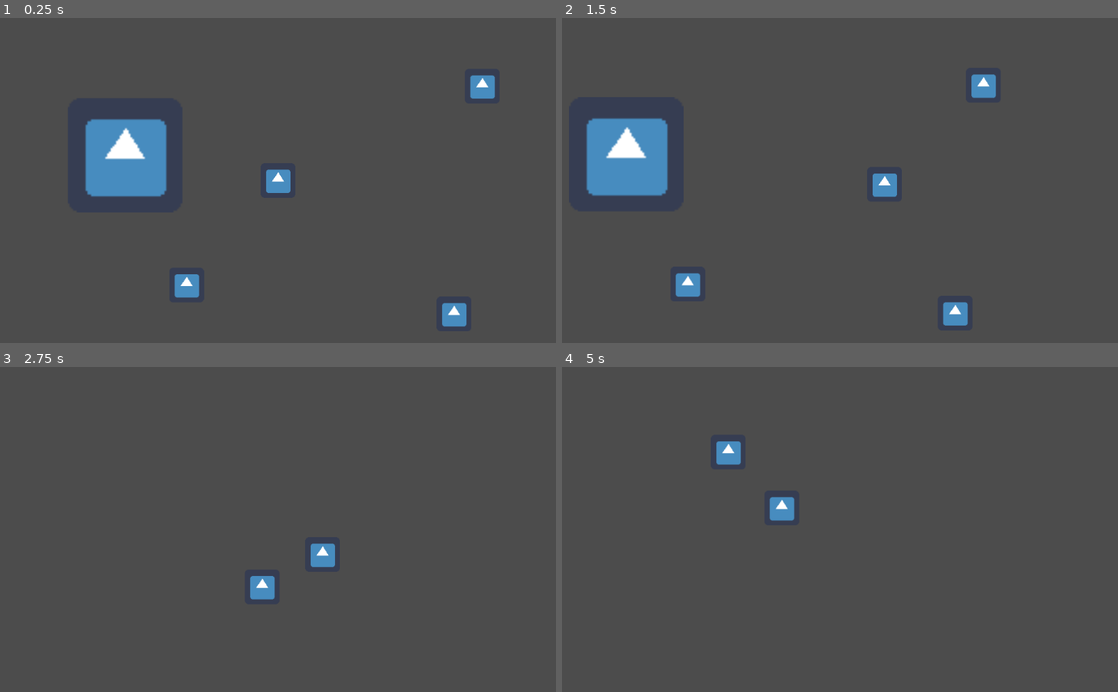
Above: before the commit, frames 1-4 (two rows, left to right).
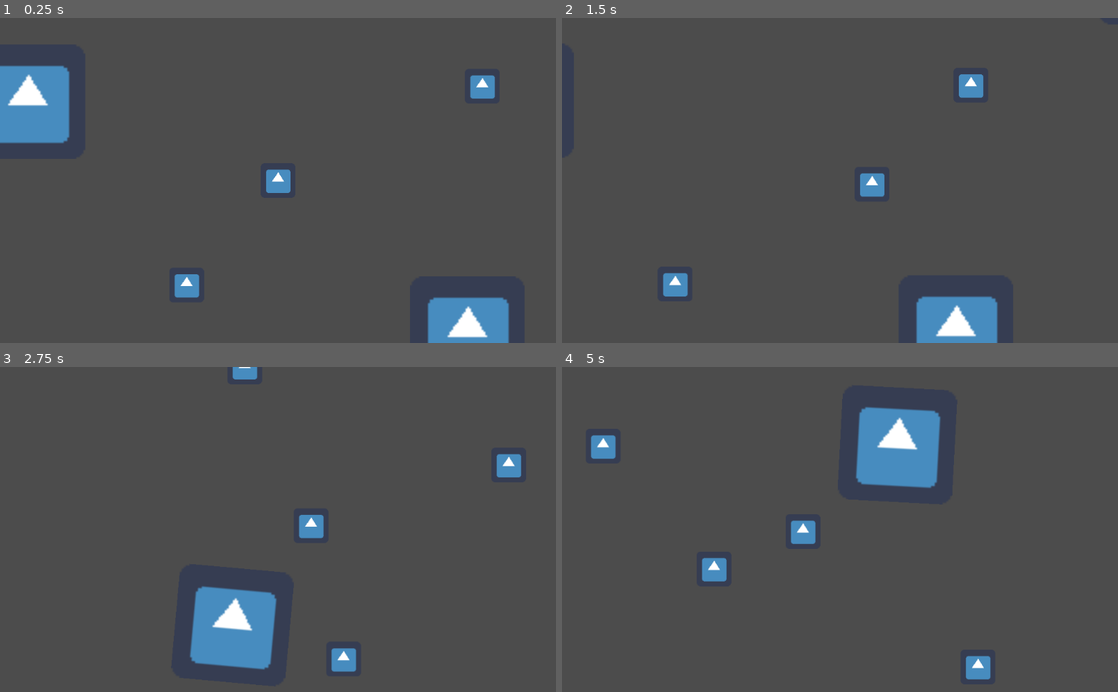
Above: after the commit, the same moments.

Repository: capsey/cube-cube
Game: Godot game, scene res://Scenes/Test Scene.tscn
Two runs of this game, one before a commit and one after it. Both use one fixed random seed, a clock stepped at 60 frames per second and the inputs below. Before the commit the project starts from res://Scenes/Main Scene.tscn. The engine's default icon, where the game draws it, is replaced by a stand-in: a white triangle on a blue panel in a dark square.
Inputs:
- Up to frame 1 (0.25 s): no input
- Up to frame 2 (1.5 s): tap Enter at 0.5 s; hold Right (ui_right) 0.53-1.28 s; hold Down (ui_down) from 1.28 s (still down)
- Up to frame 3 (2.75 s): release Down (ui_down) at 2.03 s; hold Right (ui_right) from 2.03 s (still down)
- Up to frame 4 (5 s): release Right (ui_right) at 2.78 s; hold Up (ui_up) 2.78-3.53 s; hold Left (ui_left) from 3.53 s (still down)

The runs differ from the first frame. In frame 1, 8.4% of the frame differs, in the area x 0-92%, y 14-100%; in frame 2, 6.6%; in frame 3, 5.1%; in frame 4, 5.5%.

Commit message:
Camera changed
> Camera follow script changed from manual to Godot built-in
> Camera changes target position when new cube connected to match center between all cubes
> Physics material added (bouncy!)
> All connected cubes now stored in array

Diff:
--- a/Project/Objects/Component Cube.tscn
+++ b/Project/Objects/Component Cube.tscn
@@ -1,8 +1,9 @@
-[gd_scene load_steps=6 format=2]
+[gd_scene load_steps=7 format=2]
 
 [ext_resource path="res://icon.png" type="Texture" id=1]
 [ext_resource path="res://Scripts/ComponentCube.gd" type="Script" id=2]
 [ext_resource path="res://Objects/Rocket Cube.tscn" type="PackedScene" id=3]
+[ext_resource path="res://default_material.tres" type="PhysicsMaterial" id=4]
 
 [sub_resource type="RectangleShape2D" id=1]
 extents = Vector2( 30, 30 )
@@ -11,6 +12,7 @@
 
 [node name="Component Cube" type="RigidBody2D"]
 mode = 2
+physics_material_override = ExtResource( 4 )
 script = ExtResource( 2 )
 connecting_cube = ExtResource( 3 )
 
--- a/Project/Objects/Player.tscn
+++ b/Project/Objects/Player.tscn
@@ -1,12 +1,14 @@
-[gd_scene load_steps=3 format=2]
+[gd_scene load_steps=4 format=2]
 
 [ext_resource path="res://Scripts/Player.gd" type="Script" id=1]
 [ext_resource path="res://Objects/Rocket Cube.tscn" type="PackedScene" id=2]
+[ext_resource path="res://default_material.tres" type="PhysicsMaterial" id=3]
 
 [node name="Player" type="RigidBody2D"]
 mode = 2
 mass = 0.01
+physics_material_override = ExtResource( 3 )
 script = ExtResource( 1 )
 
-[node name="CollisionShape2D" parent="." instance=ExtResource( 2 )]
+[node name="Rocket Cube" parent="." instance=ExtResource( 2 )]
 player_path = NodePath("..")
--- /dev/null
+++ b/Project/Objects/Test Box.tscn
@@ -0,0 +1,18 @@
+[gd_scene load_steps=4 format=2]
+
+[ext_resource path="res://icon.png" type="Texture" id=1]
+[ext_resource path="res://default_material.tres" type="PhysicsMaterial" id=2]
+
+[sub_resource type="RectangleShape2D" id=1]
+extents = Vector2( 100, 100 )
+
+[node name="Test Box" type="RigidBody2D"]
+mass = 10.0
+physics_material_override = ExtResource( 2 )
+
+[node name="Sprite" type="Sprite" parent="."]
+scale = Vector2( 3.3, 3.3 )
+texture = ExtResource( 1 )
+
+[node name="CollisionShape2D" type="CollisionShape2D" parent="."]
+shape = SubResource( 1 )
--- a/Project/Scenes/Main Scene.tscn
+++ /dev/null
@@ -1,52 +0,0 @@
-[gd_scene load_steps=6 format=2]
-
-[ext_resource path="res://Objects/Component Cube.tscn" type="PackedScene" id=1]
-[ext_resource path="res://icon.png" type="Texture" id=2]
-[ext_resource path="res://Scripts/CameraFollow.gd" type="Script" id=3]
-[ext_resource path="res://Objects/Player.tscn" type="PackedScene" id=4]
-
-[sub_resource type="RectangleShape2D" id=1]
-extents = Vector2( 100, 100 )
-
-[node name="Node2D" type="Node2D"]
-
-[node name="Camera2D" type="Camera2D" parent="."]
-current = true
-script = ExtResource( 3 )
-target_path = NodePath("../Player")
-smoothness = 0.05
-
-[node name="Test Box" type="RigidBody2D" parent="."]
-position = Vector2( -281.651, -46.7194 )
-mode = 2
-mass = 10.0
-
-[node name="Sprite" type="Sprite" parent="Test Box"]
-scale = Vector2( 3.3, 3.3 )
-texture = ExtResource( 2 )
-
-[node name="CollisionShape2D" type="CollisionShape2D" parent="Test Box"]
-shape = SubResource( 1 )
-
-[node name="Player" parent="." instance=ExtResource( 4 )]
-
-[node name="Component Cube" parent="." instance=ExtResource( 1 )]
-position = Vector2( -168.376, 192.999 )
-
-[node name="Component Cube2" parent="." instance=ExtResource( 1 )]
-position = Vector2( 376.239, -174.082 )
-
-[node name="Component Cube3" parent="." instance=ExtResource( 1 )]
-position = Vector2( 324.18, 246.392 )
-
-[node name="Component Cube4" parent="." instance=ExtResource( 1 )]
-position = Vector2( -571.497, -362.295 )
-
-[node name="Component Cube5" parent="." instance=ExtResource( 1 )]
-position = Vector2( -522.763, 407.414 )
-
-[node name="Component Cube6" parent="." instance=ExtResource( 1 )]
-position = Vector2( 171.929, -400.542 )
-
-[node name="Component Cube7" parent="." instance=ExtResource( 1 )]
-position = Vector2( -868.221, 156.344 )
--- /dev/null
+++ b/Project/Scenes/Test Scene.tscn
@@ -0,0 +1,55 @@
+[gd_scene load_steps=5 format=2]
+
+[ext_resource path="res://Objects/Component Cube.tscn" type="PackedScene" id=1]
+[ext_resource path="res://Objects/Player.tscn" type="PackedScene" id=2]
+[ext_resource path="res://Objects/Test Box.tscn" type="PackedScene" id=3]
+[ext_resource path="res://Scripts/CameraFollow.gd" type="Script" id=4]
+
+[node name="Test Scene" type="Node2D"]
+
+[node name="Camera2D" type="Camera2D" parent="."]
+current = true
+smoothing_enabled = true
+script = ExtResource( 4 )
+target_path = NodePath("../Player")
+
+[node name="Player" parent="." instance=ExtResource( 2 )]
+
+[node name="Test Boxes" type="Node" parent="."]
+
+[node name="Test Box" parent="Test Boxes" instance=ExtResource( 3 )]
+position = Vector2( -460.611, -145.357 )
+
+[node name="Test Box2" parent="Test Boxes" instance=ExtResource( 3 )]
+position = Vector2( 348.882, 282.491 )
+
+[node name="Test Box3" parent="Test Boxes" instance=ExtResource( 3 )]
+position = Vector2( 716.993, -391.436 )
+
+[node name="Cubes" type="Node" parent="."]
+
+[node name="Component Cube" parent="Cubes" instance=ExtResource( 1 )]
+position = Vector2( -168.376, 192.999 )
+
+[node name="Component Cube2" parent="Cubes" instance=ExtResource( 1 )]
+position = Vector2( 376.239, -174.082 )
+
+[node name="Component Cube3" parent="Cubes" instance=ExtResource( 1 )]
+position = Vector2( 558.261, 365.32 )
+
+[node name="Component Cube4" parent="Cubes" instance=ExtResource( 1 )]
+position = Vector2( -571.497, -362.295 )
+
+[node name="Component Cube5" parent="Cubes" instance=ExtResource( 1 )]
+position = Vector2( -488.784, 426.292 )
+
+[node name="Component Cube6" parent="Cubes" instance=ExtResource( 1 )]
+position = Vector2( 171.929, -400.542 )
+
+[node name="Component Cube7" parent="Cubes" instance=ExtResource( 1 )]
+position = Vector2( -760.619, 129.916 )
+
+[node name="Component Cube8" parent="Cubes" instance=ExtResource( 1 )]
+position = Vector2( 862.349, 6.87921 )
+
+[connection signal="center_changed" from="Player" to="Camera2D" method="center_changed"]
--- a/Project/Scripts/CameraFollow.gd
+++ b/Project/Scripts/CameraFollow.gd
@@ -2,14 +2,18 @@
 
 # PUBLIC
 export var target_path: NodePath
-export(float, 0, 1) var smoothness: float
 
 # PRIVATE
-var target: Node2D
+var _target: Node2D
+var _offset: Vector2
 
 # PRIVATE METHODS
 func _ready():
-	target = get_node(target_path)
+	_target = get_node(target_path)
 
 func _process(_delta):
-	position = position.linear_interpolate(target.position, smoothness)
+	position = _target.position + _offset
+
+# PUBLIC METHODS
+func center_changed(new_center: Vector2):
+	_offset = new_center
--- a/Project/Scripts/ComponentCube.gd
+++ b/Project/Scripts/ComponentCube.gd
@@ -4,7 +4,7 @@
 export var connecting_cube: Resource
 
 # PRIVATE METHODS
-func get_relative_position(center: Vector2, rotation: float):
+func _snap_position(center: Vector2):
 	var result = position - center
 
 	var snap = 65
@@ -20,6 +20,6 @@
 	player.call_deferred("add_child", instance)
 
 	instance.player_path = player.get_path()
-	instance.position = get_relative_position(player.position, player.rotation)
+	instance.position = _snap_position(player.position)
 
 	queue_free()
--- a/Project/Scripts/Player.gd
+++ b/Project/Scripts/Player.gd
@@ -3,10 +3,13 @@
 # SIGNALS
 signal rocket(delta, direction, body)
 
+signal center_changed(new_center)
+
+# PRIVATE
+var offset: Vector2
+var _cubes: Array
+
 # PRIVATE METHODS
-func _ready():
-	pass
-
 func _process(delta):
 	var direction = _get_input()
 	emit_signal("rocket", delta, direction, self)
@@ -25,3 +28,32 @@
 		direction.x -= 1
 
 	return direction
+
+func _update_center():
+	var center = _cubes[0].position
+
+	if(_cubes.size() <= 1):
+		return center
+
+	for i in range(1, _cubes.size()):
+		center = _middle_point(center, _cubes[i].position)
+
+	emit_signal("center_changed", center)
+
+func _middle_point(a: Vector2, b: Vector2):
+	var result = Vector2.ZERO
+
+	result.x = (a.x + b.x) / 2
+	result.y = (a.y + b.y) / 2
+
+	return result
+
+# PUBLIC METHODS
+func add_cube(cube: CollisionShape2D):
+	connect("rocket", cube, "_on_start_rocket")
+	mass += cube.mass
+
+	_cubes.append(cube)
+	_update_center()
+
+	print(name + ": " + cube.name + " succesfully connected!")
--- a/Project/Scripts/RocketCube.gd
+++ b/Project/Scripts/RocketCube.gd
@@ -11,9 +11,7 @@
 # PRIVATE METHODS
 func _ready():
 	player = get_node(player_path)
-
-	player.connect("rocket", self, "_on_start_rocket")
-	player.mass += mass
+	player.add_cube(self)
 
 func _on_start_rocket(delta, direction, body: RigidBody2D):
 	body.apply_central_impulse(direction * acceleration * delta)
--- /dev/null
+++ b/Project/default_material.tres
@@ -0,0 +1,5 @@
+[gd_resource type="PhysicsMaterial" format=2]
+
+[resource]
+friction = 0.25
+bounce = 0.15
--- a/Project/project.godot
+++ b/Project/project.godot
@@ -11,11 +11,39 @@
 [application]
 
 config/name="Cube Cube"
-run/main_scene="res://Scenes/Main Scene.tscn"
+run/main_scene="res://Scenes/Test Scene.tscn"
 config/icon="res://icon.png"
 
 [input]
 
+ui_left={
+"deadzone": 0.5,
+"events": [ Object(InputEventKey,"resource_local_to_scene":false,"resource_name":"","device":0,"alt":false,"shift":false,"control":false,"meta":false,"command":false,"pressed":false,"scancode":16777231,"unicode":0,"echo":false,"script":null)
+, Object(InputEventJoypadButton,"resource_local_to_scene":false,"resource_name":"","device":0,"button_index":14,"pressure":0.0,"pressed":false,"script":null)
+, Object(InputEventKey,"resource_local_to_scene":false,"resource_name":"","device":0,"alt":false,"shift":false,"control":false,"meta":false,"command":false,"pressed":false,"scancode":65,"unicode":0,"echo":false,"script":null)
+ ]
+}
+ui_right={
+"deadzone": 0.5,
+"events": [ Object(InputEventKey,"resource_local_to_scene":false,"resource_name":"","device":0,"alt":false,"shift":false,"control":false,"meta":false,"command":false,"pressed":false,"scancode":16777233,"unicode":0,"echo":false,"script":null)
+, Object(InputEventJoypadButton,"resource_local_to_scene":false,"resource_name":"","device":0,"button_index":15,"pressure":0.0,"pressed":false,"script":null)
+, Object(InputEventKey,"resource_local_to_scene":false,"resource_name":"","device":0,"alt":false,"shift":false,"control":false,"meta":false,"command":false,"pressed":false,"scancode":68,"unicode":0,"echo":false,"script":null)
+ ]
+}
+ui_up={
+"deadzone": 0.5,
+"events": [ Object(InputEventKey,"resource_local_to_scene":false,"resource_name":"","device":0,"alt":false,"shift":false,"control":false,"meta":false,"command":false,"pressed":false,"scancode":16777232,"unicode":0,"echo":false,"script":null)
+, Object(InputEventJoypadButton,"resource_local_to_scene":false,"resource_name":"","device":0,"button_index":12,"pressure":0.0,"pressed":false,"script":null)
+, Object(InputEventKey,"resource_local_to_scene":false,"resource_name":"","device":0,"alt":false,"shift":false,"control":false,"meta":false,"command":false,"pressed":false,"scancode":87,"unicode":0,"echo":false,"script":null)
+ ]
+}
+ui_down={
+"deadzone": 0.5,
+"events": [ Object(InputEventKey,"resource_local_to_scene":false,"resource_name":"","device":0,"alt":false,"shift":false,"control":false,"meta":false,"command":false,"pressed":false,"scancode":16777234,"unicode":0,"echo":false,"script":null)
+, Object(InputEventJoypadButton,"resource_local_to_scene":false,"resource_name":"","device":0,"button_index":13,"pressure":0.0,"pressed":false,"script":null)
+, Object(InputEventKey,"resource_local_to_scene":false,"resource_name":"","device":0,"alt":false,"shift":false,"control":false,"meta":false,"command":false,"pressed":false,"scancode":83,"unicode":0,"echo":false,"script":null)
+ ]
+}
 ui_end={
 "deadzone": 0.5,
 "events": [ Object(InputEventKey,"resource_local_to_scene":false,"resource_name":"","device":0,"alt":false,"shift":false,"control":false,"meta":false,"command":false,"pressed":false,"scancode":16777230,"unicode":0,"echo":false,"script":null)
